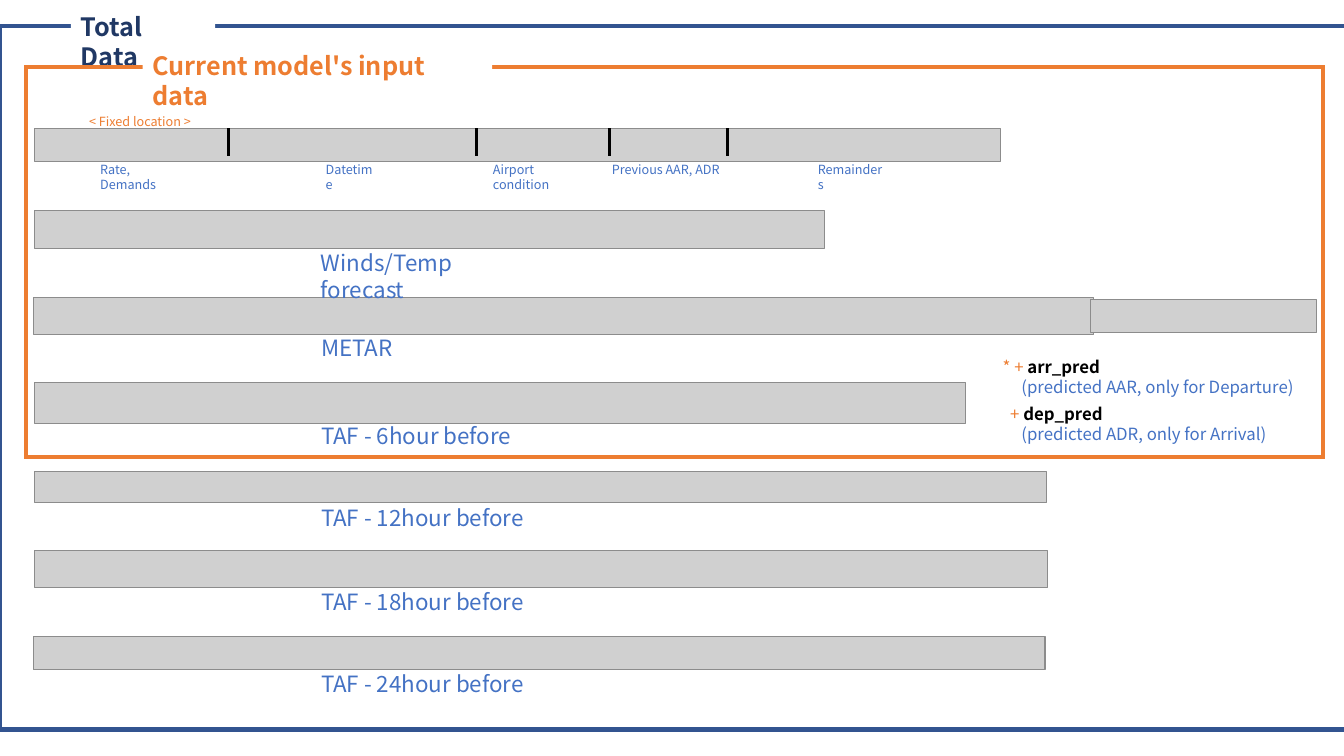
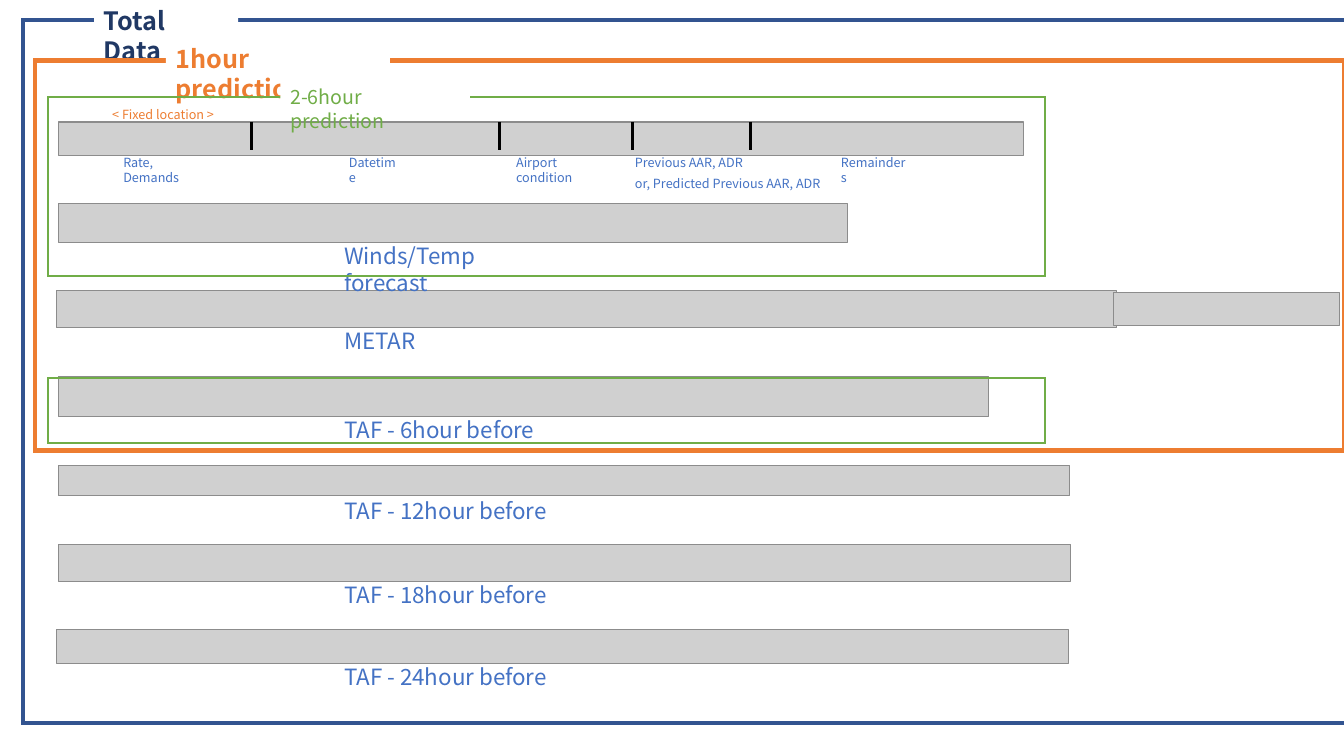
Before and after one commit to sanghyokhan/TMA_capacity, a slide deck: slide 1 of data/figure.pptx. Drawn at 1344x756 pixels with LibreOffice and Linux fonts; fonts in the diff are those of the drawing; grey boxes stand for pictures. Boxes give left, top, right and bottom in pixels: in the first picture for what was removed or moved away, otherwise in the second. Text is boxed around its words. In the diff, an @@ line names an element or a change of style, - is before the commit and + after.

```diff
--- a/data/figure.pptx
+++ b/data/figure.pptx
@@ text at (176, 48, 305, 104): text changed @@
-Current model's input data
+1hour prediction
@@ rectangle: place and size @@
-rectangle at (26, 68, 1324, 458)
+rectangle at (35, 60, 1344, 451)
@@ group added at (48, 88, 1046, 444): 2 texts, 2 rectangles @@
+or, Predicted Previous AAR, ADR
+2-6hour prediction
@@ 12 texts, 8 pictures, 2 lines, 1 rectangle: place and size @@
-12 texts, 8 pictures, 2 lines, 1 rectangle at (0, 16, 1344, 730)
+12 texts, 8 pictures, 2 lines, 1 rectangle at (23, 10, 1344, 724)
@@ 2 lines, 1 text: place and size @@
-2 lines, 1 text at (229, 128, 896, 181)
+2 lines, 1 text at (251, 122, 919, 175)
@@ text removed at (1021, 359, 1294, 444) @@
-* + arr_pred
-(predicted AAR, only for Departure)
-+ dep_pred
-(predicted ADR, only for Arrival)
```
Also in this commit, not shown: 54 other files.
